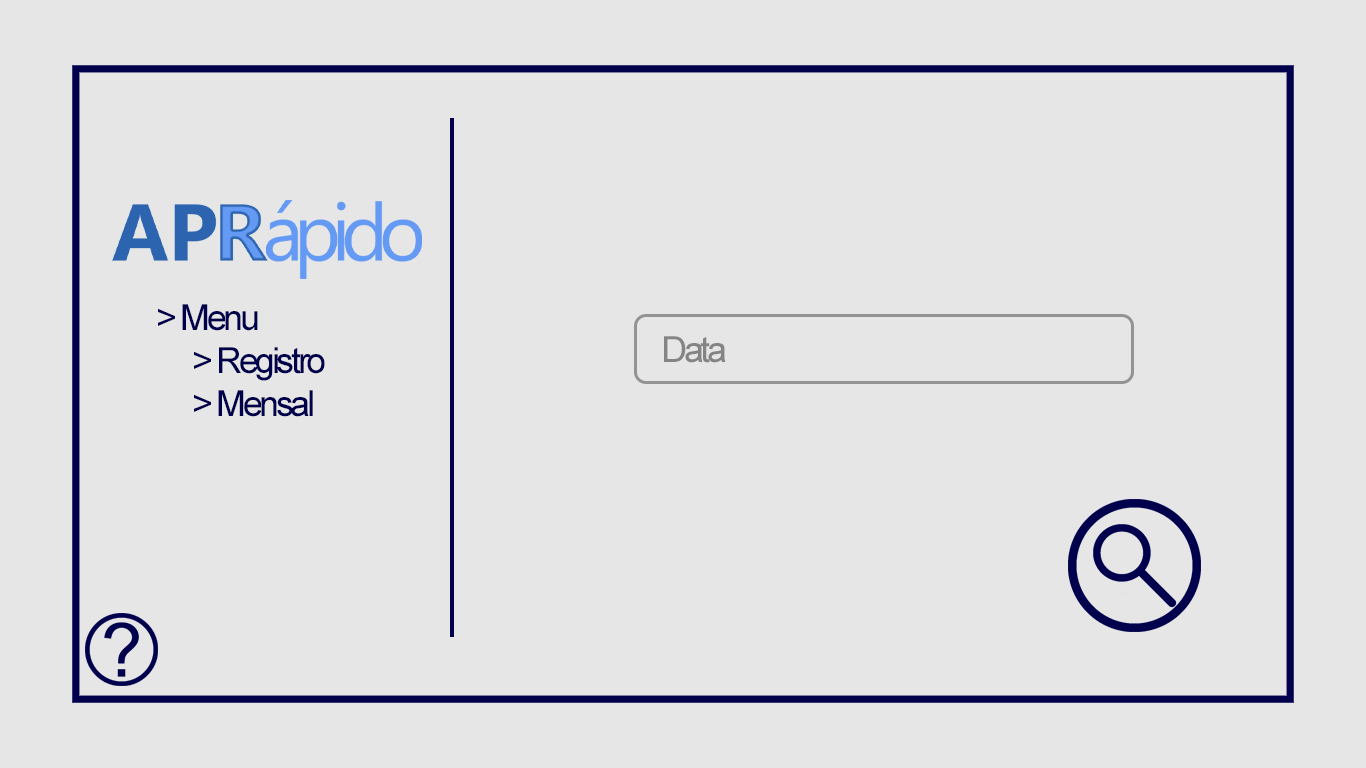
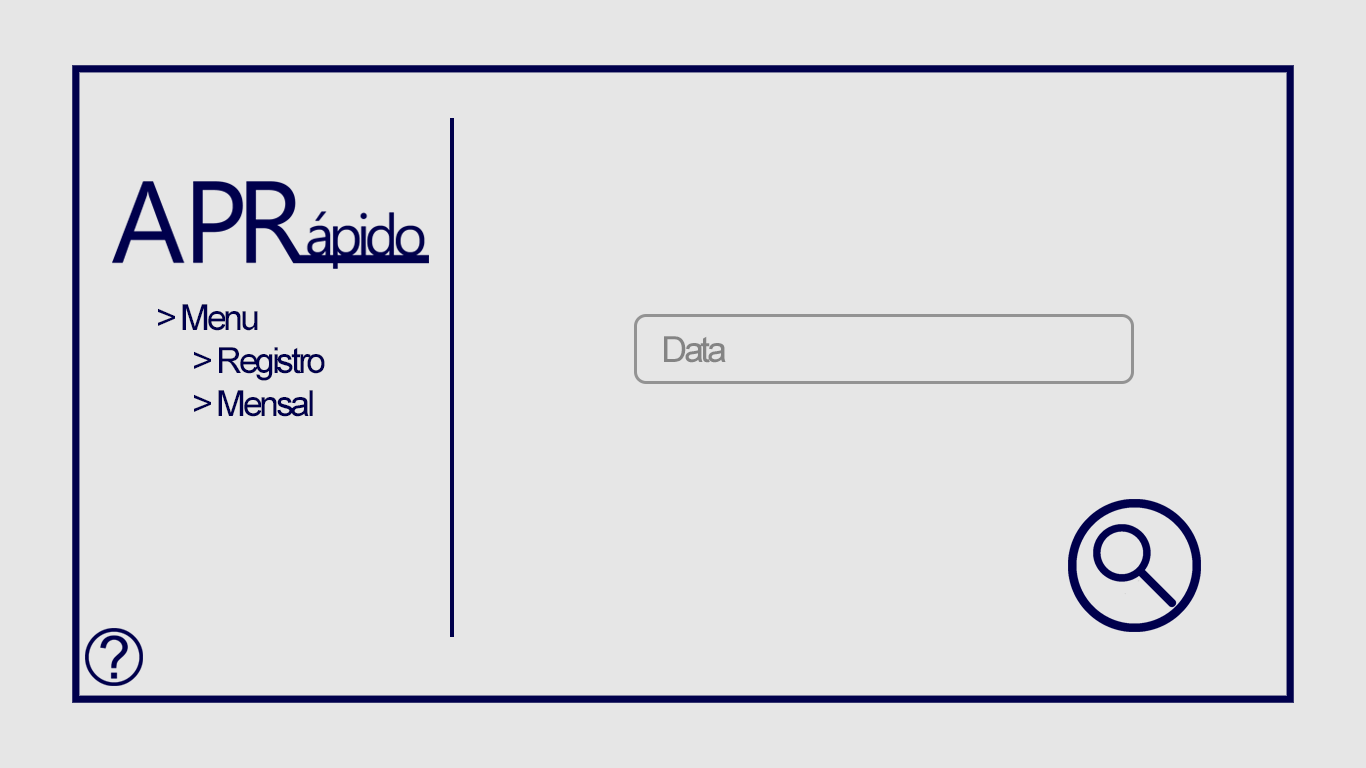
Before/after of a w=1366, h=768 layered artwork. What changed in the layer stack:
moved "Logo" above "Botão Info", painted on it over [112, 181, 429, 279]
painted on "Botão Info" over [85, 613, 158, 686]
